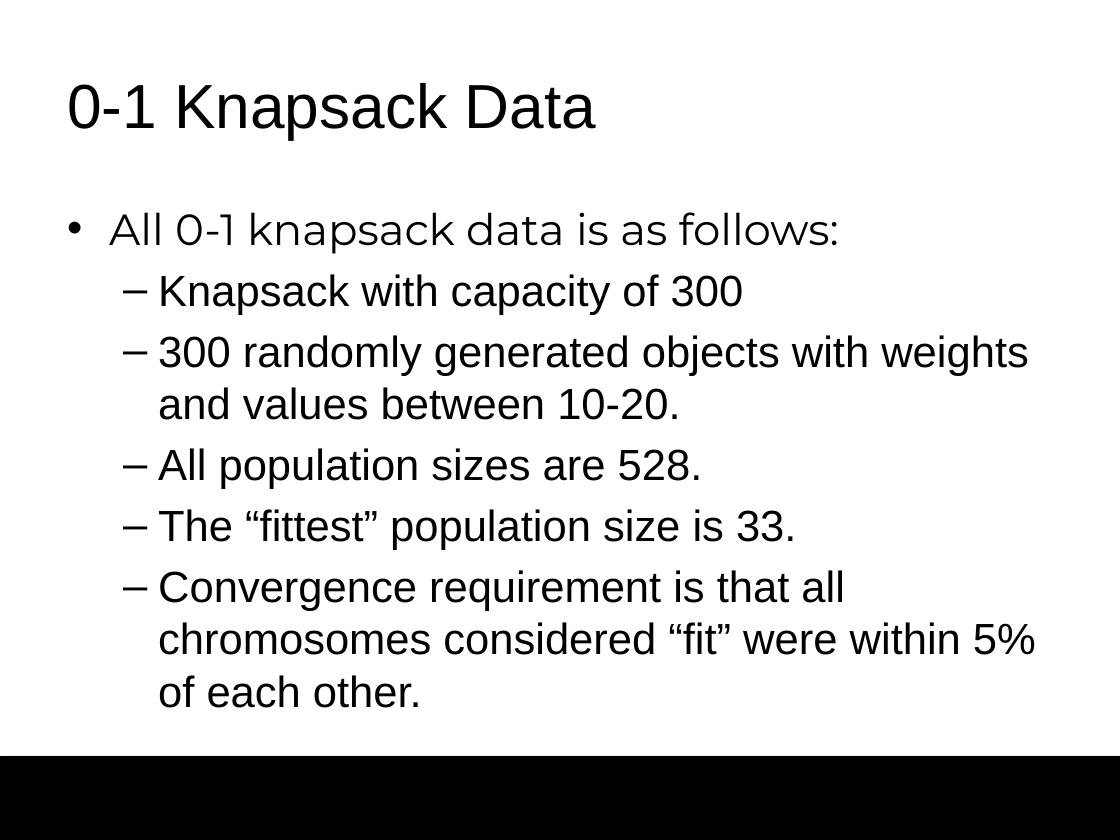
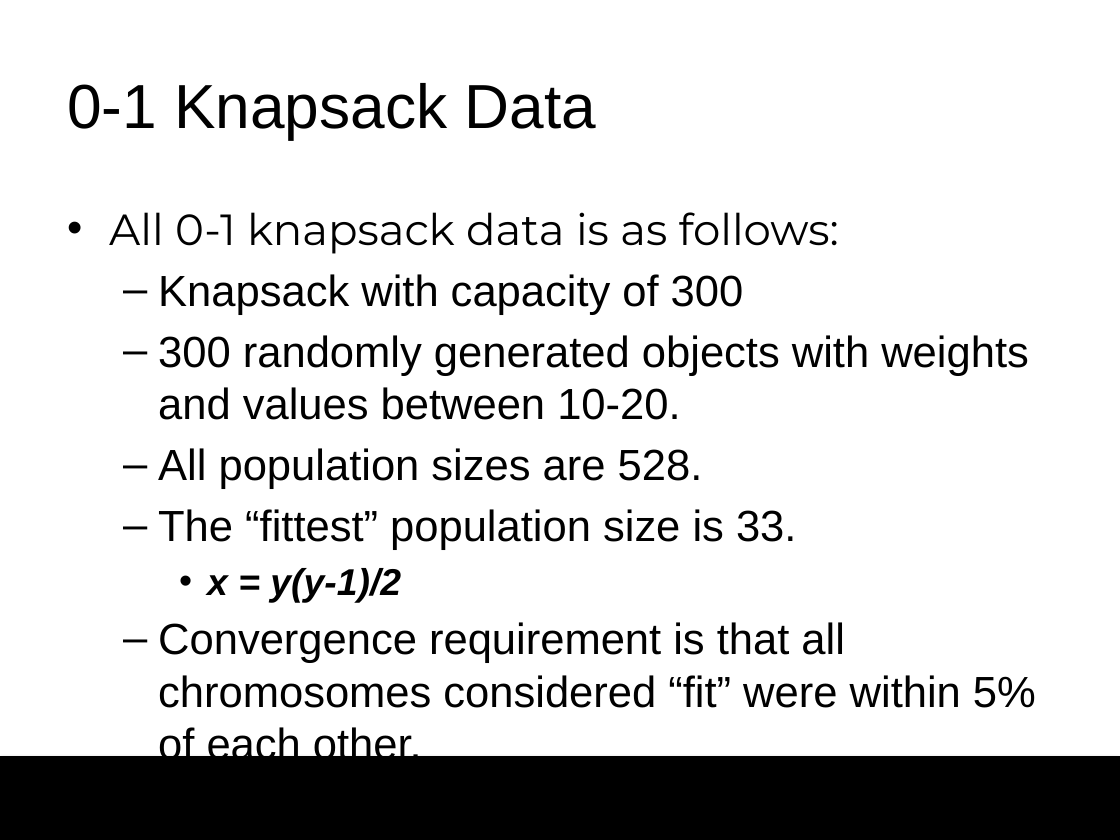
Before and after one commit to darrare/MS-Thesis, a slide deck: slide 12 of Documentation/Presentation.pptx (slide 7 before the commit). Drawn at 1120x840 pixels with LibreOffice and Linux fonts; fonts in the diff are those of the drawing; background and template pictures are left out. Boxes give left, top, right and bottom in pixels: in the first picture for what was removed or moved away, otherwise in the second. Text is boxed around its words. In the diff, an @@ line names an element or a change of style, - is before the commit and + after.

```diff
--- a/Documentation/Presentation.pptx
+++ b/Documentation/Presentation.pptx
@@ text at <box>207,568,401,602</box>: paragraph added @@
+    • x = y(y-1)/2
```
Also in this commit, not shown: 11 other slides changed, 16 slides added, 1 slide removed, 2 other files.
